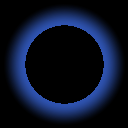
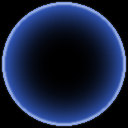
Revision of a layered w=128, h=128 image; what changed, layer by layer:
added layer "Layer 8 copy" above "Layer 8" over [0, 0, 128, 128]
added layer "Layer 8" above "Layer 7 copy" over [0, 0, 128, 128]
hid "Layer 6" over [2, 2, 126, 126]
showed "Layer 5" over [2, 2, 126, 126]
